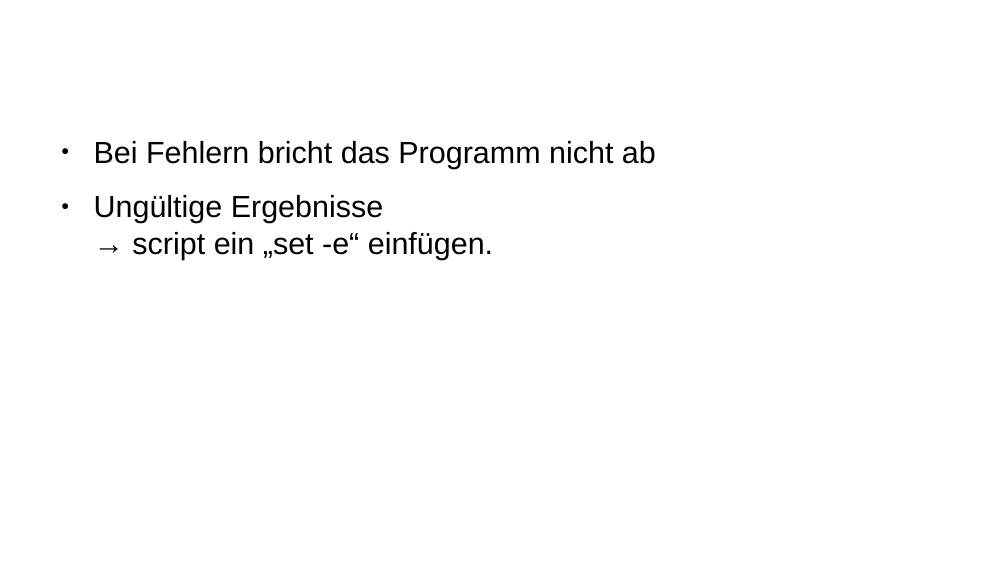
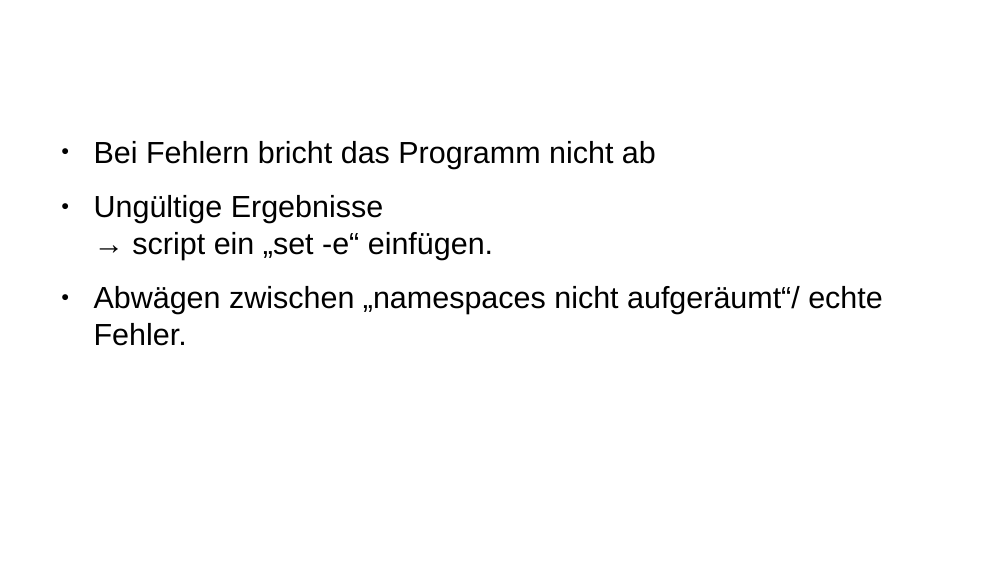
Before and after one commit to togir2/TE_SR_experiments_2021, a slide deck: slide 5 of präsentation/Zwischenpräsentation2.odp. Drawn at 1008x567 pixels with LibreOffice and Linux fonts; fonts in the diff are those of the drawing. Boxes give left, top, right and bottom in pixels: in the first picture for what was removed or moved away, otherwise in the second. Text is boxed around its words. In the diff, an @@ line names an element or a change of style, - is before the commit and + after.

```diff
--- a/präsentation/Zwischenpräsentation2.odp
+++ b/präsentation/Zwischenpräsentation2.odp
@@ text at (x1=94, y1=286, x2=883, y2=346): paragraph added @@
+● Abwägen zwischen „namespaces nicht aufgeräumt“/ echte Fehler.
```
Also in this commit, not shown: 1 other slide changed, 1 other file.
